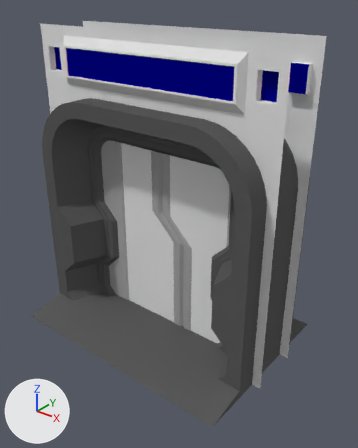
One commit to the Blender file Assets/Models/Blender/Door01.blend: the scene before it, then after it.
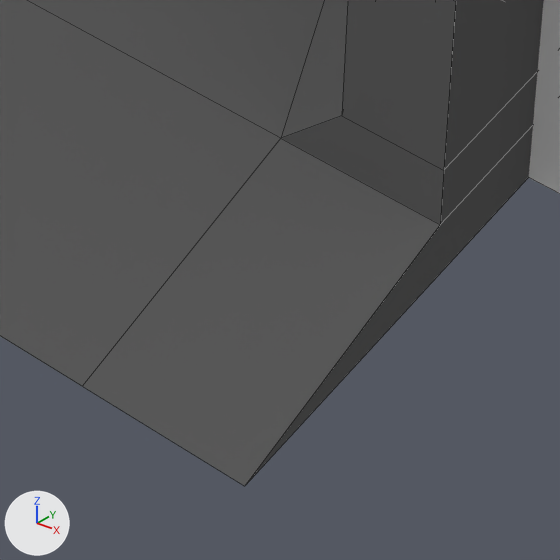
The first picture shows the older version from a camera (50 mm lens) standing at (3.28, -3.88, 3.79) and looking at (0.2, -0.02, 1.4). The close-ups show both versions on the part from 50% to 72% of the width and 80% to 98% of the height of that picture. Lighting does not change. The marker at lower left points along +X, +Y and +Z. The close-ups show mesh edges as thin lines.

Objects in the first close-up: 'DoorFrame'.
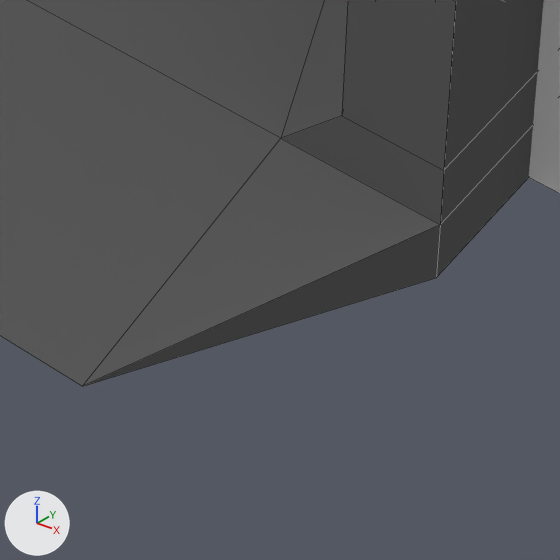
What differs and where, as boxes (x1, y1, x2, y2) in the close-ups (560 x 560 px):
'DoorFrame', reshaped
    before: (0, 0, 560, 486)
    after: (0, 0, 560, 386)
part 1 of me_plane_001, built on
    before: (83, 126, 533, 486)
    after: (83, 126, 533, 386)

The change, as a list of edits to the scene's bpy script:
```text
Change me_plane_001:
    where me_plane_001.from_pydata(...)  # 215 vertices, 178 faces; spans x 0.0..1.5, y -1.02..0.0, z 0.0..3.4
    used by ob_doorframe; location = (0.0, 0.0, 0.0)
    verts and faces of me_plane_001; kept vertices keep their numbers, new ones are numbered from 215
    before: 155 (1.13, -0.55, 0.1) at pixel (280, 138), 156 (1.4, -0.55, 0.1) at pixel (440, 224), 162 (1.13, -1.02, 0.0) at pixel (82, 386), 163 (1.4, -1.02, 0.0) at pixel (244, 486)
    me_plane_001 part 1
    add delete_faces([(155, 162, 163, 156)])
    add verts[163] = (1.4, -0.55, 0.0)  # moved, pixel (436, 277)
    add faces += [(156, 162, 163), (155, 162, 156)]  # mat_door (dark grey #5c5c5c), smooth
```
